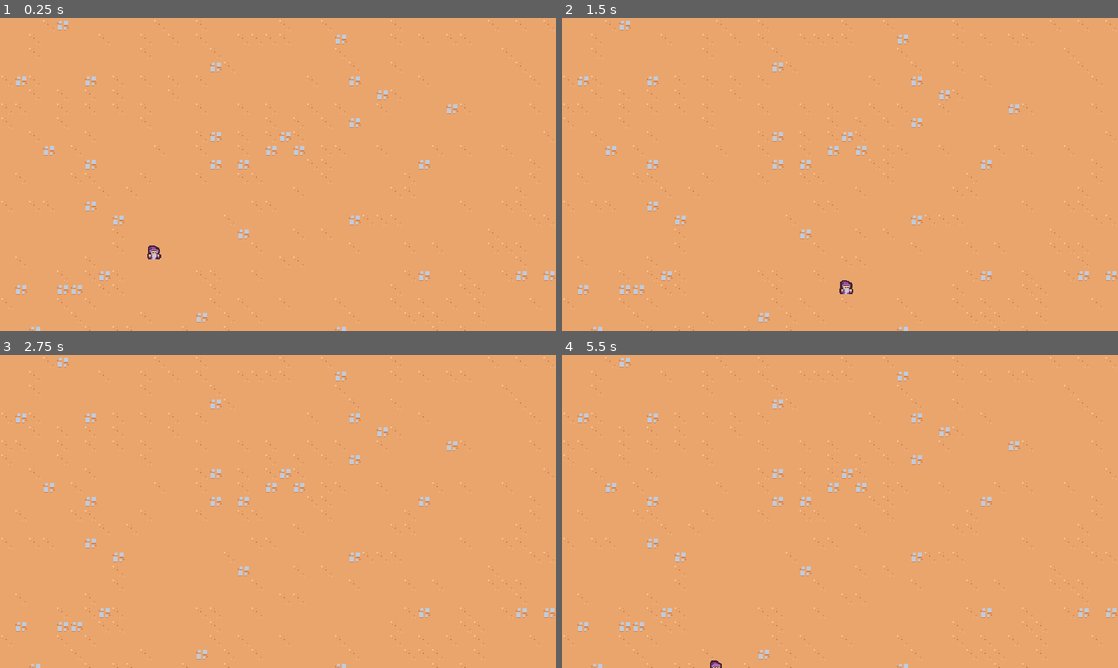
Above: before the commit, frames 1-4 (two rows, left to right).
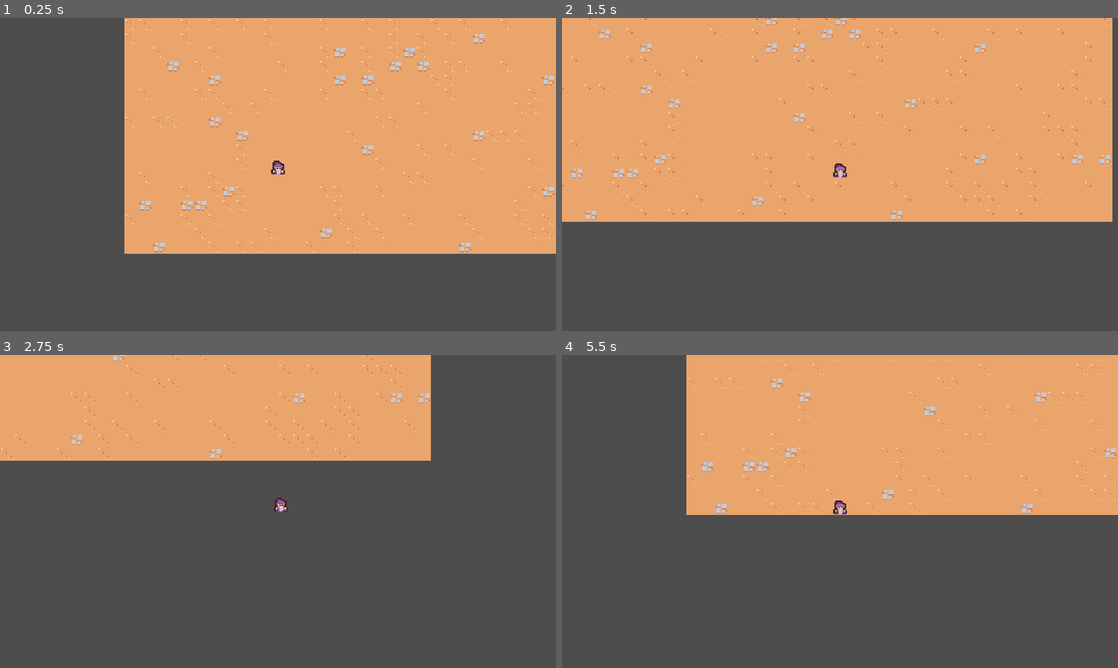
Above: after the commit, the same moments.

Repository: RdotSilva/Godot-2D-Survivor
Game: Godot game, scene res://scenes/main/main.tscn
The game is run twice, just before and just after one commit, with the same random seed, the same clock (stepped at 60 frames per second) and the same inputs.
Inputs:
- Up to frame 1 (0.25 s): no input
- Up to frame 2 (1.5 s): tap Enter at 0.5 s; hold D (move_right) 0.53-1.28 s; hold S (move_down) from 1.28 s (still down)
- Up to frame 3 (2.75 s): release S (move_down) at 2.03 s; hold D (move_right) from 2.03 s (still down)
- Up to frame 4 (5.5 s): release D (move_right) at 2.78 s; hold W (move_up) 2.78-3.53 s; hold A (move_left) 3.53-5.03 s; hold S (move_down) from 5.03 s (still down)

The runs differ from the first frame. In frame 1, 44% of the frame differs, in the area x 0-100%, y 0-100%; in frame 2, 38%; in frame 3, 75%; in frame 4, 62%.

Commit message:
Add camera scene to game

Diff:
--- a/scenes/main/main.tscn
+++ b/scenes/main/main.tscn
@@ -1,9 +1,12 @@
-[gd_scene load_steps=3 format=3 uid="uid://bif1is5fthxbt"]
+[gd_scene load_steps=4 format=3 uid="uid://bif1is5fthxbt"]
 
 [ext_resource type="PackedScene" uid="uid://cetlcnevlmuq6" path="res://scenes/player/player.tscn" id="1_grfab"]
+[ext_resource type="PackedScene" uid="uid://dpmu5kqum7usq" path="res://scenes/game_camera/game_camera.tscn" id="1_hn8lh"]
 [ext_resource type="TileSet" uid="uid://b5b2ow5nthbsr" path="res://resources/tileset.tres" id="1_x1fco"]
 
 [node name="Main" type="Node"]
+
+[node name="GameCamera" parent="." instance=ExtResource("1_hn8lh")]
 
 [node name="TileMap" type="TileMap" parent="."]
 tile_set = ExtResource("1_x1fco")
